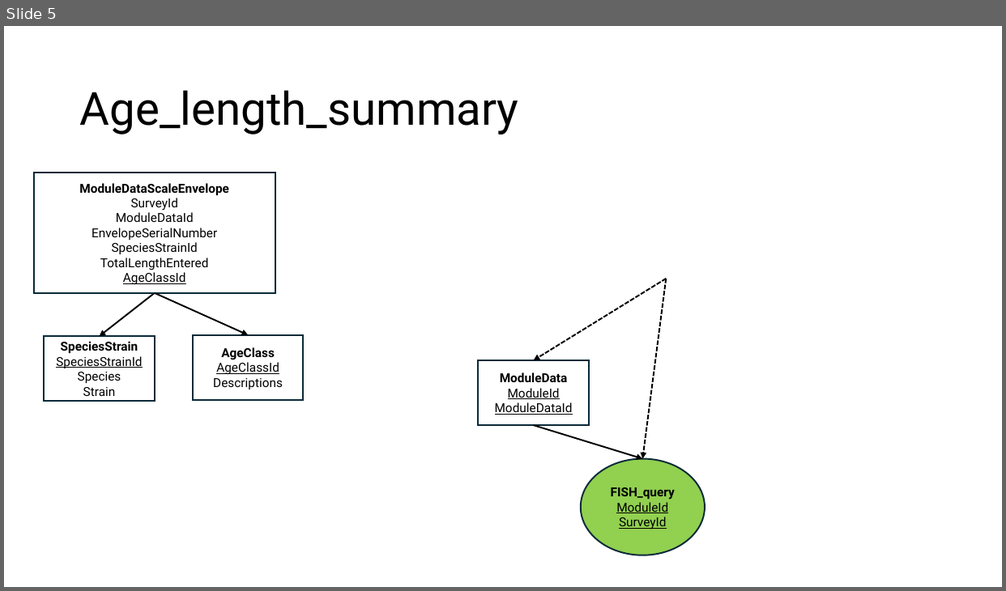
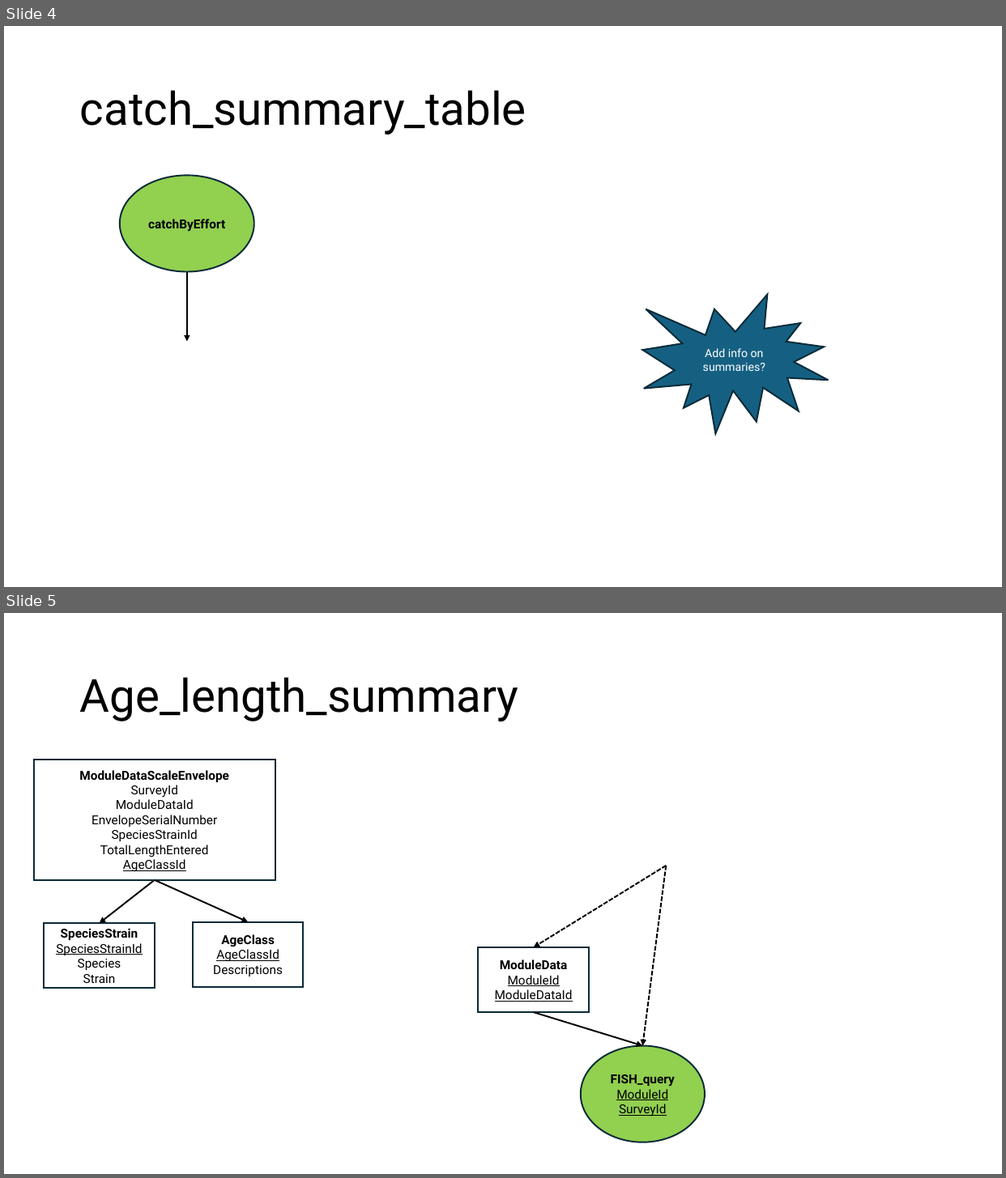
Before and after one commit to DNRFISH/MFA, a slide deck: dev/MFA_table_joins.pptx. Shown one above the other, each under a label of ours: slide 5 before the commit, slides 4 and 5 after it. The pictures are 1006x591 and 1006x1178 pixels, drawn with LibreOffice and Linux fonts; fonts in the diff are those of the drawing. Boxes give left, top, right and bottom in pixels: in the first picture for what was removed or moved away, otherwise in the second. Text is boxed around its words. In the diff, an @@ line names an element or a change of style, - is before the commit and + after.

Commit message:
updated catchByEffort and catch_table_summary

```diff
--- a/dev/MFA_table_joins.pptx
+++ b/dev/MFA_table_joins.pptx
@@ slide 4 added at (4,26,1002,587), background #FFFFFF @@
@@ title added at (80,90,526,135), 44 pt, text #000000 @@
+catch_summary_table
@@ ellipse added at (120,176,255,272), fill #92D050, outline #092A39 1.5 pt, 12 pt, text #000000, bold @@
+catchByEffort
@@ arrow added from (187, 272) to (187, 341), #000000 1.5 pt @@
@@ irregular seal added at (642,295,829,434), fill #156082, outline #092A39 1.5 pt, 11 pt, text #FFFFFF @@
+Add info on summaries?
```
Also in this commit, not shown: 3 slides changed, 1 slide removed.
